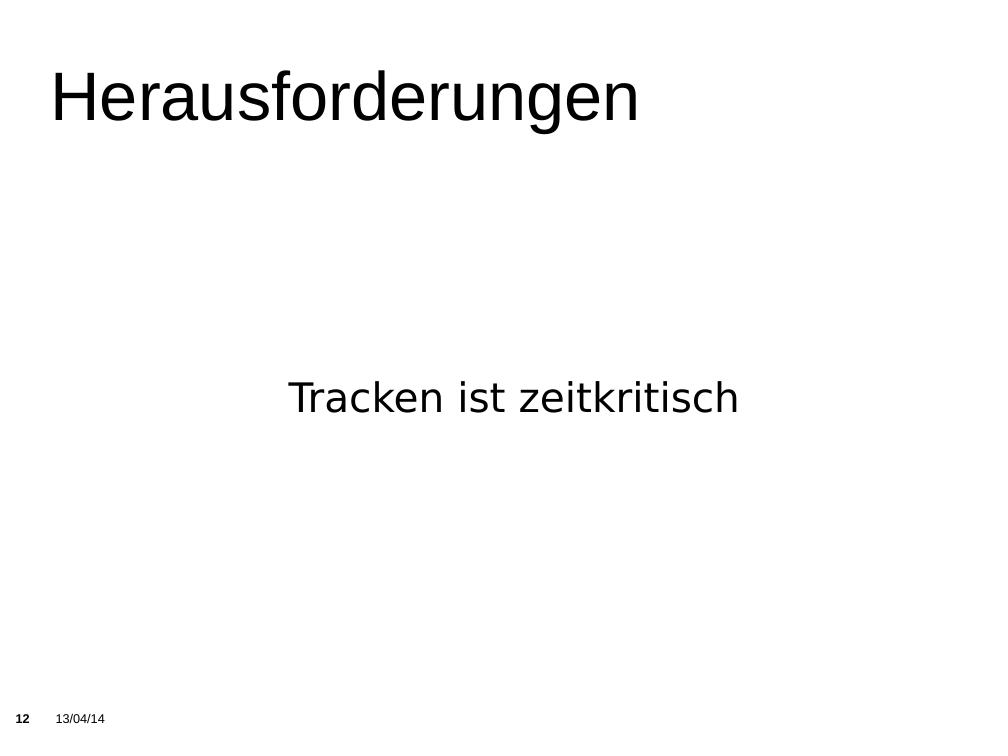
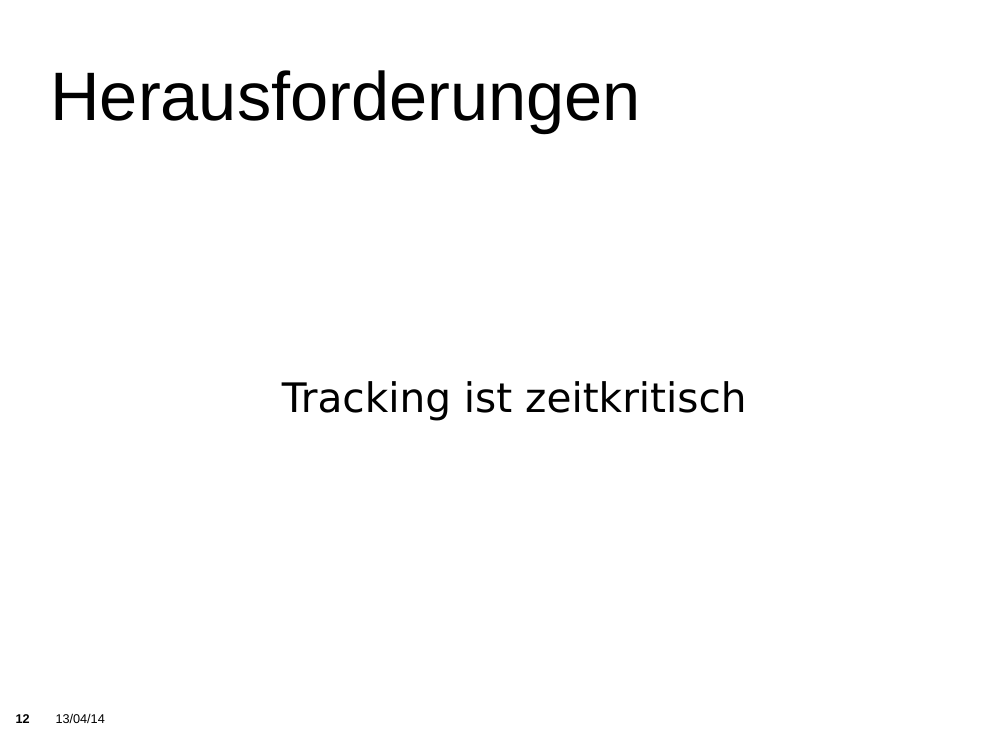
Before and after one commit to KITrokopter/Presentation, a slide deck: slide 12 of PresentationInTotal v0.1.odp. Drawn at 1008x756 pixels with LibreOffice and Linux fonts; fonts in the diff are those of the drawing; background and template pictures are left out. Boxes give left, top, right and bottom in pixels: in the first picture for what was removed or moved away, otherwise in the second. Text is boxed around its words. In the diff, an @@ line names an element or a change of style, - is before the commit and + after.

```diff
--- a/PresentationInTotal v0.1.odp
+++ b/PresentationInTotal v0.1.odp
@@ subtitle at (282, 381, 746, 421): text changed @@
-Tracken ist zeitkritisch
+Tracking ist zeitkritisch
```
Also in this commit, not shown: 18 other slides changed, 9 slides added, 4 slides removed.
